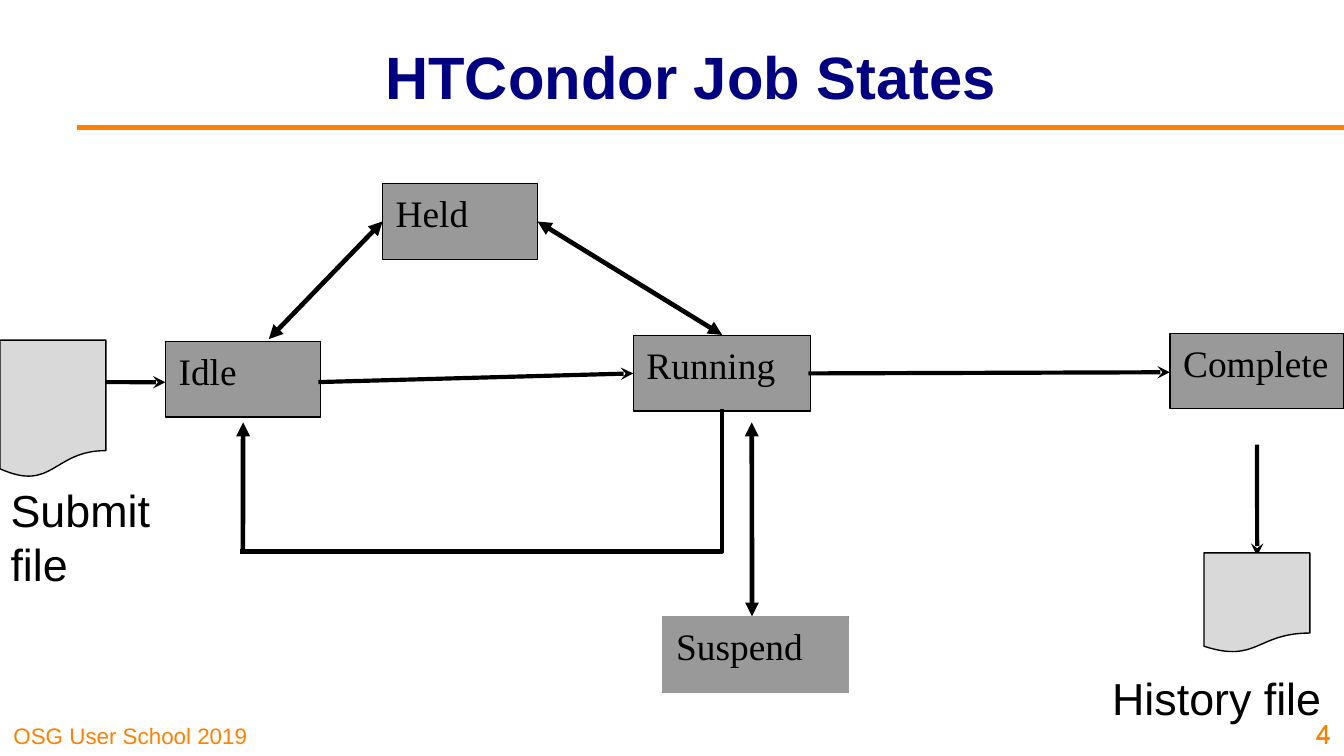
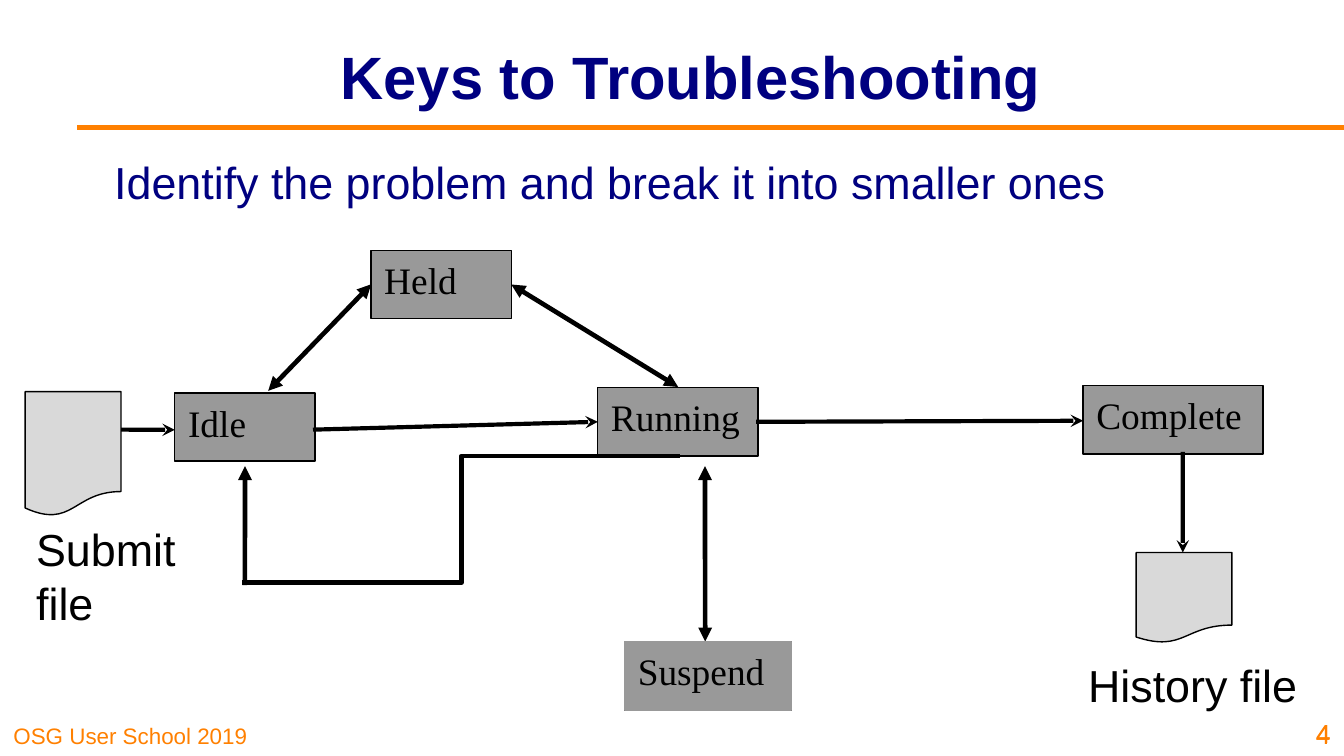
Before and after one commit to opensciencegrid/user-school-2019, a slide deck: slide 4 of docs/materials/day2/files/osgus19-day2-part1-troubleshooting.pptx. Drawn at 1344x756 pixels with LibreOffice and Linux fonts; fonts in the diff are those of the drawing; background and template pictures are left out. Boxes give left, top, right and bottom in pixels: in the first picture for what was removed or moved away, otherwise in the second. Text is boxed around its words. In the diff, an @@ line names an element or a change of style, - is before the commit and + after.

Commit message:
Update troubleshooting slides

```diff
--- a/docs/materials/day2/files/osgus19-day2-part1-troubleshooting.pptx
+++ b/docs/materials/day2/files/osgus19-day2-part1-troubleshooting.pptx
@@ title at (341,55,1041,110): text changed @@
-HTCondor Job States
+Keys to Troubleshooting
@@ text added at (114,166,1105,208), 24 pt, text #000080 @@
+Identify the problem and break it into smaller ones
@@ rectangle "Held": place and size @@
-rectangle "Held" at (383,184,538,259)
+rectangle "Held" at (371,250,511,319)
@@ double arrow moved from (269, 339) - (383, 222) to (269, 391) - (371, 285) @@
@@ double arrow moved from (538, 222) - (722, 335) to (511, 285) - (679, 387) @@
@@ rectangle "Running": place and size @@
-rectangle "Running" at (633,336,810,411)
+rectangle "Running" at (598,387,758,456)
@@ rectangle "Complete": place and size @@
-rectangle "Complete" at (1169,333,1344,409)
+rectangle "Complete" at (1083,386,1263,454)
@@ flow chart document: place and size @@
-flow chart document at (0,340,106,478)
+flow chart document at (26,391,121,516)
@@ rectangle "Idle": place and size @@
-rectangle "Idle" at (165,341,320,417)
+rectangle "Idle" at (175,392,314,461)
@@ arrow moved from (83, 382) - (165, 382) to (101, 430) - (175, 430) @@
@@ arrow moved from (321, 382) - (633, 374) to (314, 430) - (598, 422) @@
@@ arrow moved from (810, 374) - (1169, 372) to (758, 422) - (1083, 421) @@
@@ arrow moved from (243, 551) - (243, 422) to (245, 583) - (245, 466) @@
@@ elbow line moved from (722, 411) - (243, 551) to (679, 456) - (245, 583) @@
@@ double arrow moved from (751, 422) - (753, 617) to (706, 466) - (706, 641) @@
@@ arrow moved from (1257, 446) - (1257, 556) to (1183, 454) - (1183, 552) @@
@@ text "Submit file": place and size @@
-text "Submit file" at (11,494,150,582)
+text "Submit file" at (36,533,175,621)
@@ flow chart document: place and size @@
-flow chart document at (1204,552,1310,652)
+flow chart document at (1136,552,1231,642)
@@ rectangle "Suspend": place and size @@
-rectangle "Suspend" at (663,617,840,692)
+rectangle "Suspend" at (625,641,792,710)
@@ rectangle "Suspend" at (625,641,792,710): fill #C70000 to #999999; outline #000000 0.75 pt to #999999 0.75 pt @@
@@ rectangle "Suspend": place and size @@
-rectangle "Suspend" at (663,617,848,692)
+rectangle "Suspend" at (625,641,785,710)
@@ rectangle "Suspend" at (625,641,785,710): fill #999999 to #C70000; outline #999999 0.75 pt to #000000 0.75 pt @@
@@ rectangle "Suspend": place and size @@
-rectangle "Suspend" at (671,617,848,692)
+rectangle "Suspend" at (632,641,792,710)
@@ text "History file": place and size @@
-text "History file" at (1112,682,1321,724)
+text "History file" at (1088,669,1297,711)
```
Also in this commit, not shown: 3 other slides changed, 1 slide added, 1 slide removed, 1 other file.
